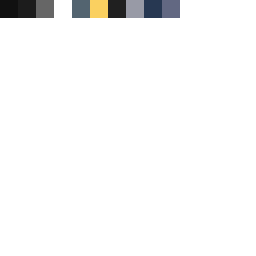
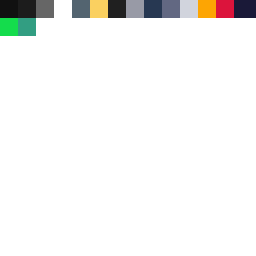
Layered file, before and after one edit (256×256). Changes by layer:
painted on "Layer 2" over [0, 0, 256, 36]
